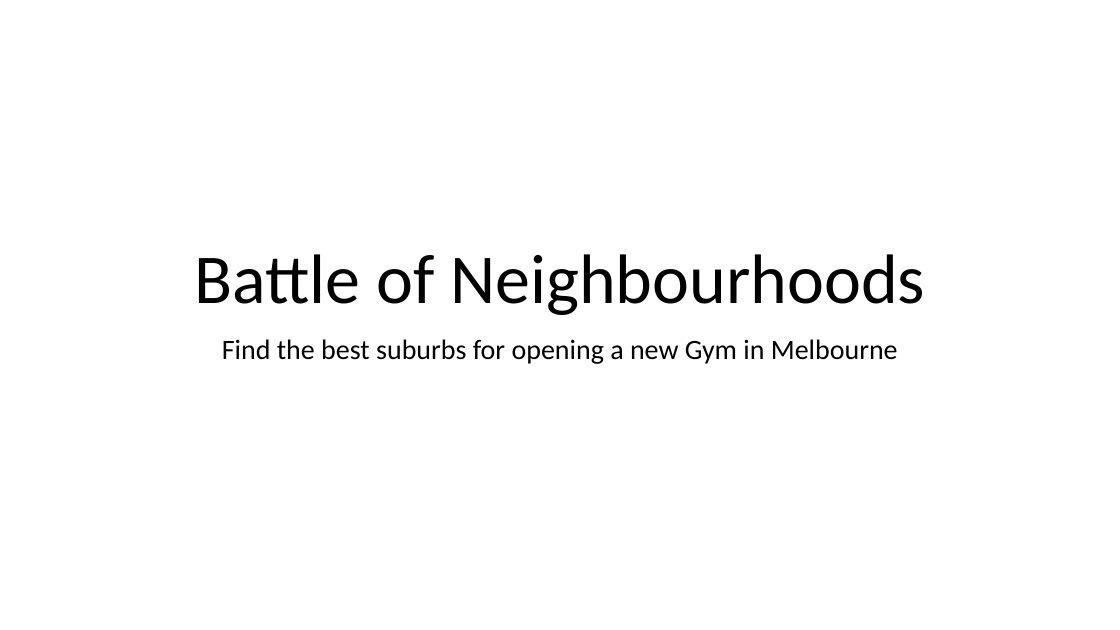
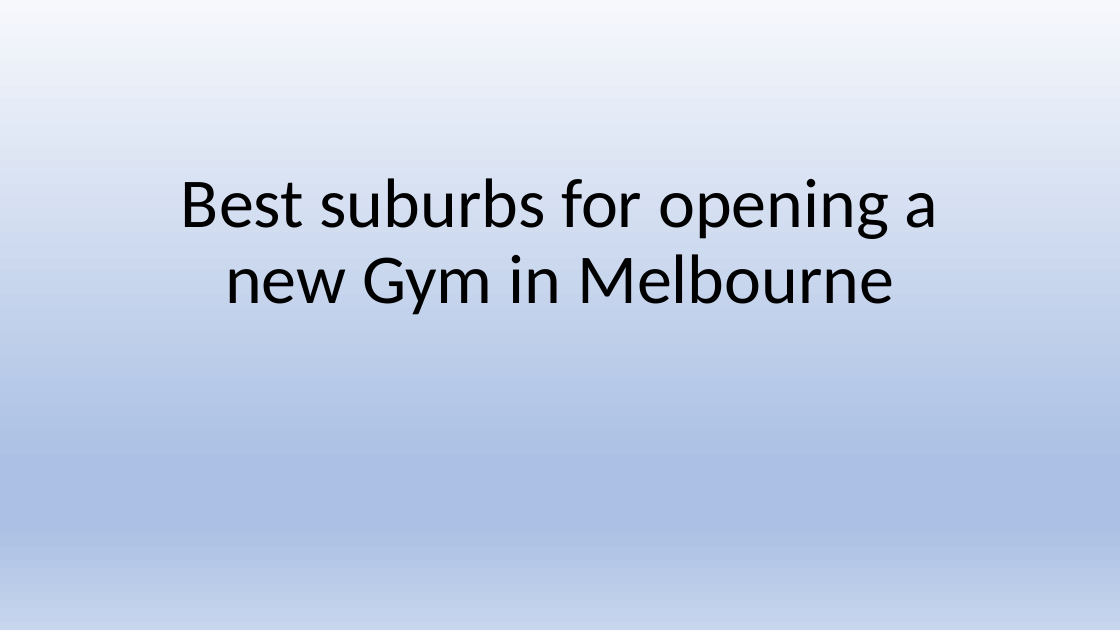
Before and after one commit to nhenseler/Coursera_Capstone, a slide deck: slide 1 of The_Battle_of_Neighborhoods_Week_2.pptx. Drawn at 1120x630 pixels with LibreOffice and Linux fonts; fonts in the diff are those of the drawing; background and template pictures are left out. Boxes give left, top, right and bottom in pixels: in the first picture for what was removed or moved away, otherwise in the second. Text is boxed around its words. In the diff, an @@ line names an element or a change of style, - is before the commit and + after.

```diff
--- a/The_Battle_of_Neighborhoods_Week_2.pptx
+++ b/The_Battle_of_Neighborhoods_Week_2.pptx
@@ background picture (left out) to gradient #F6F8FC to #ABC0E4 to #C7D5ED @@
@@ title at (181, 178, 939, 315): text changed @@
-Battle of Neighbourhoods
+Best suburbs for opening a new Gym in Melbourne
@@ subtitle removed at (222, 339, 898, 364) @@
-Find the best suburbs for opening a new Gym in Melbourne
```
Also in this commit, not shown: 1 other file.
